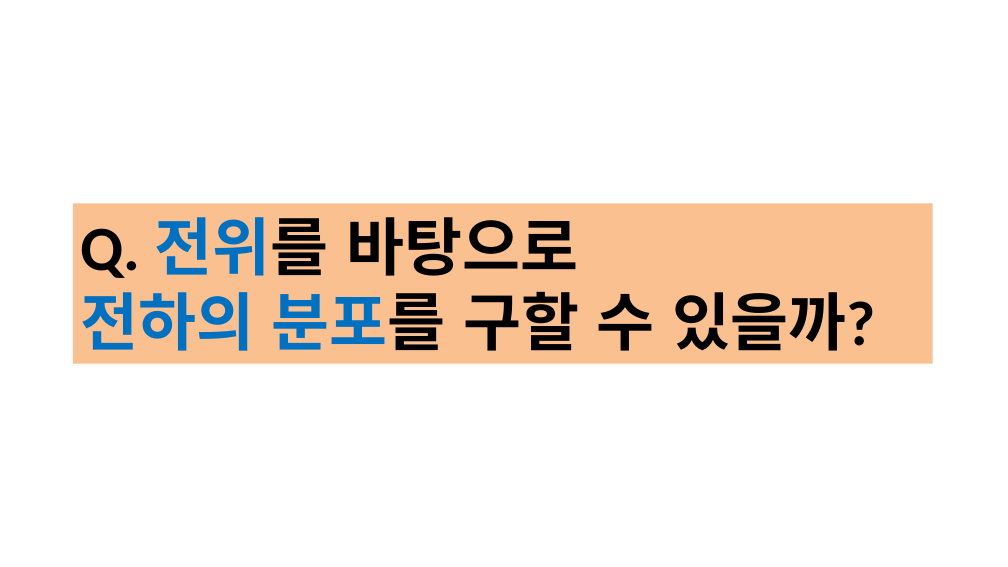
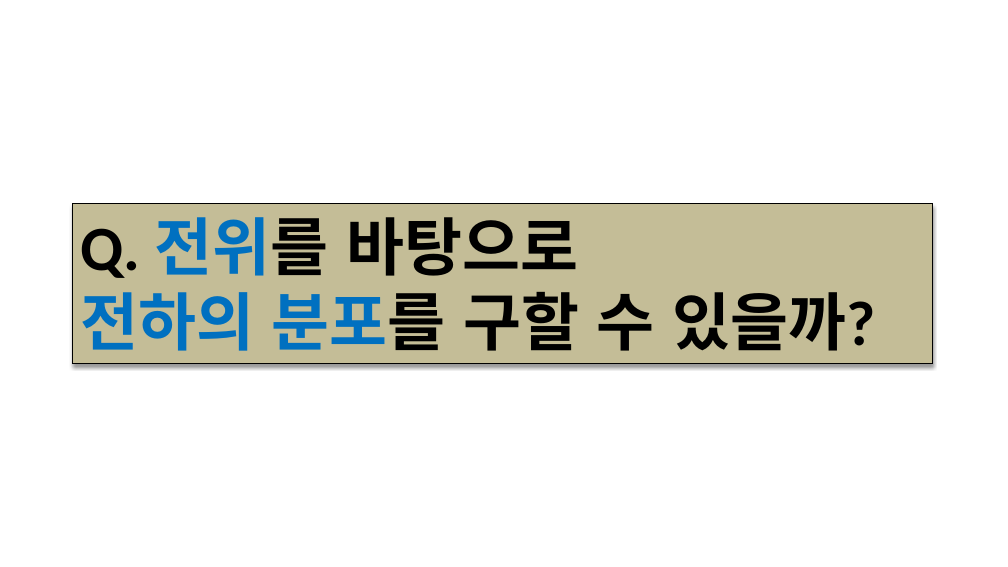
Before and after one commit to ohyunu525/KK-AI, a slide deck: slide 7 of Documents/보고서 파일.pptx. Drawn at 1008x567 pixels with LibreOffice and Linux fonts; fonts in the diff are those of the drawing; background and template pictures are left out. Boxes give left, top, right and bottom in pixels: in the first picture for what was removed or moved away, otherwise in the second. Text is boxed around its words. In the diff, an @@ line names an element or a change of style, - is before the commit and + after.

```diff
--- a/Documents/보고서 파일.pptx
+++ b/Documents/보고서 파일.pptx
@@ rectangle "Q. 전위를 바탕으로" at <box>73,203,932,364</box>: fill #FAC090 to #C4BD97; outline none to #000000 0.75 pt; shadow on @@
```
Also in this commit, not shown: 3 other slides changed, 5 slides added, 2 slides removed.
